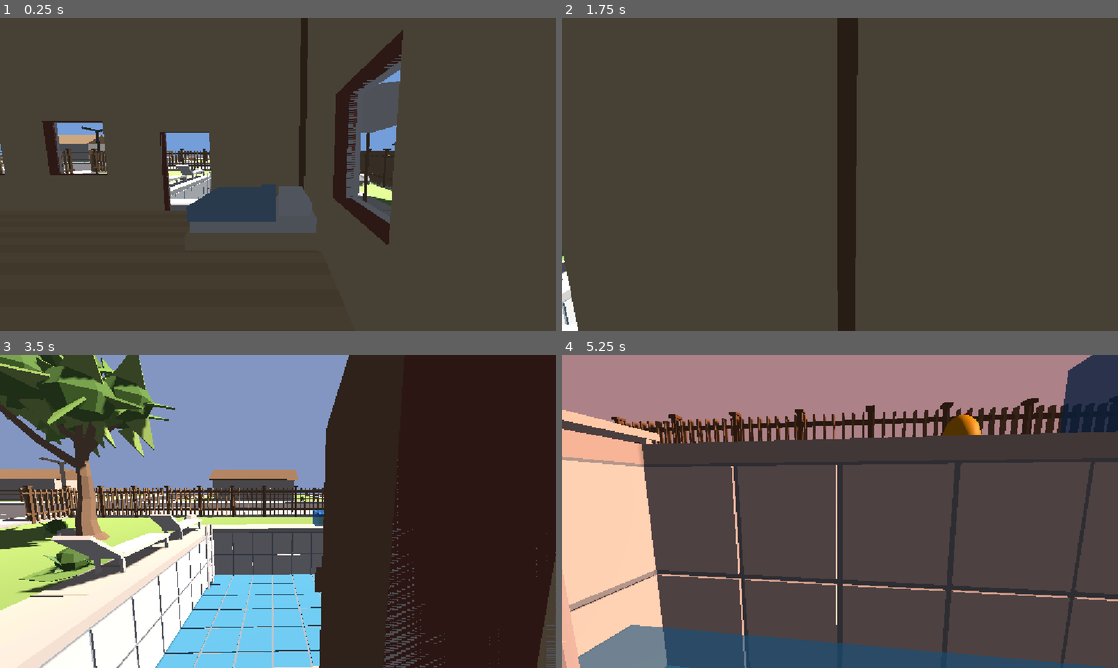
Above: before the commit, frames 1-4 (two rows, left to right).
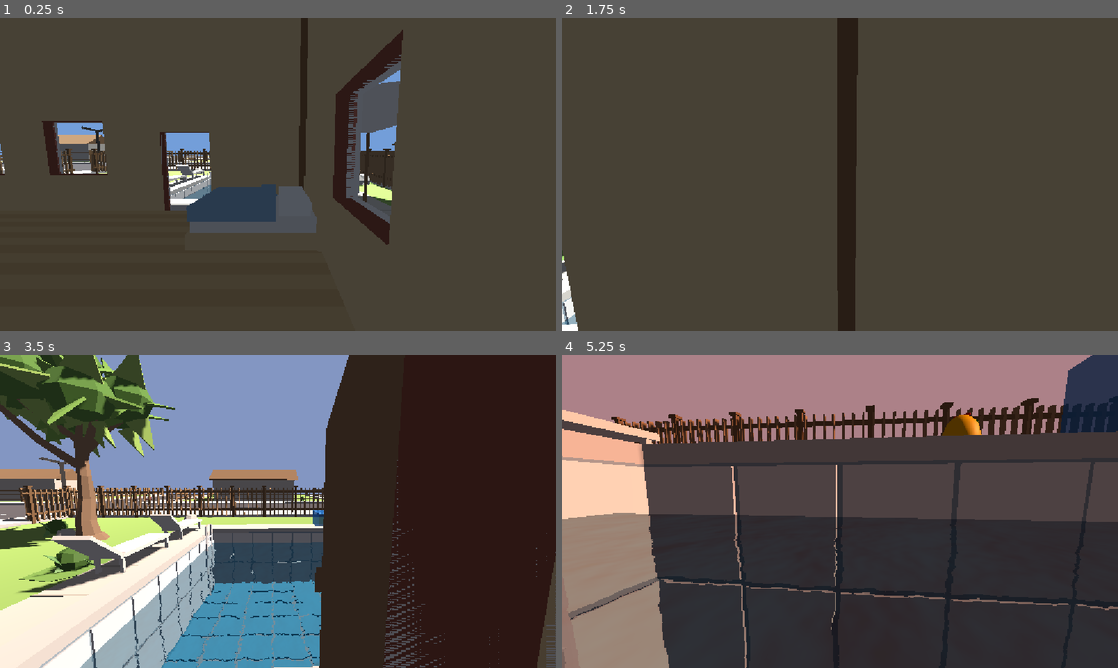
Above: after the commit, the same moments.

Repository: mife-user/drop
Game: Godot game, scene res://scenes/main.tscn
Two runs of this game, one before a commit and one after it. Both use one fixed random seed, a clock stepped at 60 frames per second and the inputs below.
Inputs (mouse positions are in pixels of both pictures, inside the frame that each line leads up to):
- Up to frame 1 (0.25 s): no input
- Up to frame 2 (1.75 s): tap Enter at 0.5 s; move the mouse to (834, 180) at 0.52 s; hold W (move_forward) from 0.53 s (still down); click (834, 180) at 0.6 s; tap Space (jump) at 0.77, 1.52 s; move the mouse to (878, 177) at 1.27 s; tap M at 1.35 s
- Up to frame 3 (3.5 s): move the mouse to (233, 508) at 2.02 s; click (233, 508) at 2.1 s; tap Space (jump) at 2.75, 3.02 s; move the mouse to (283, 511) at 2.77 s; release W (move_forward) at 2.78 s; hold A (move_left) from 2.78 s (still down); tap M at 2.85 s; click (283, 511) at 2.92 s
- Up to frame 4 (5.25 s): move the mouse to (817, 505) at 3.52 s; release A (move_left) at 3.53 s; hold W (move_forward) from 3.53 s (still down); click (817, 505) at 3.6 s; tap Space (jump) at 3.77, 4.52 s; move the mouse to (867, 511) at 4.27 s; tap M at 4.35 s; move the mouse to (812, 511) at 5.02 s; click (812, 511) at 5.1 s

The runs differ from the first frame. In frame 1, 0.1% of the frame differs, in the area x 32-38%, y 53-58%; in frame 2, less than 0.1%; in frame 3, 12%; in frame 4, 46%, in the area x 0-100%, y 50-100%.
Error after the commit: Parse Error: "class_name" isn't allowed in built-in scripts. (res://scenes/main.tscn::GDScript_rw886:2)

Commit message:
feat:实现更真实的水面

Diff:
--- a/scenes/main.tscn
+++ b/scenes/main.tscn
@@ -23,6 +23,109 @@
 [sub_resource type="BoxShape3D" id="BoxShape3D_pool_exclusion"]
 size = Vector3(6.0259156, 2.4327393, 5.6104865)
 
+[sub_resource type="GDScript" id="GDScript_rw886"]
+script/source = "extends Area3D
+class_name WaterSink
+
+## 吸水区：任何「水」碰撞层的东西飘进来就被吸收掉，水量按水团的**体积（立方米）**累加。
+##
+## 这是通用件 —— 判定靠碰撞层，不靠「这是不是水池」。水池、消防栓、水带、花盆旁边
+## 都摆一个就能用，水团本身完全不知道它存在，所以以后在哪儿加、加几个都不用改水团的代码。
+##
+## 吸收之后要发生什么，默认是这里的水面往上涨；以后要接别的反应（音效、计数、开水闸……），
+## 连下面的 water_received / filled 信号即可，不用改这个脚本。
+##
+## 水面高度按「本节点的局部坐标」算，所以整块吸水区（连同碰撞盒）拖到哪儿，水位都跟着走。
+
+## 每吸收一团水发出一次；参数是这团水的体积（立方米）。
+signal water_received(amount: float)
+## 水量第一次到顶时发出一次；之后继续吸水不会再发。
+signal filled()
+
+## 装水量上限（立方米）。水团的水量按边长³ 算：一团边长 0.05 米的水是 0.000125 m³，
+## 想「射 200 发刚好填满」就填 0.025。
+## 这是**绝对容积**，不跟着水枪走 —— 水枪升级（射出的水更大）后，
+## 每发灌进来的水量真的变多，填满同样的容量需要的发数会自动变少。
+## 吸满之后继续吸水：水团照样消失，只是水面不再上涨。
+@export_range(0.0001, 100.0, 0.0001) var capacity: float = 0.025
+## 表现水面的网格；水量为 0 时自动隐藏，第一次接到水才出现。
+@export var surface: MeshInstance3D
+## 决定水面大小和升降范围的碰撞盒；留空时自动取本节点下第一个 CollisionShape3D。
+@export var shape_node: CollisionShape3D
+## 勾选后水面自动贴合碰撞盒的顶面和底面，改碰撞盒尺寸就行，不用手填高度。
+@export var auto_fit_shape: bool = true
+## 水面起始高度（本节点局部 Y）；取消上面勾选后才生效。
+@export var bottom_y: float = 0.0
+## 水面加满时的高度（本节点局部 Y）；取消上面勾选后才生效。
+@export var top_y: float = 1.0
+
+## 当前水量（立方米），和 capacity 同单位。
+var amount: float = 0.0
+
+var _box: BoxShape3D
+
+
+func _ready() -> void:
+	area_entered.connect(_on_area_entered)
+	if not is_instance_valid(shape_node):
+		shape_node = _find_shape()
+	if is_instance_valid(shape_node):
+		_box = shape_node.shape as BoxShape3D
+		if _box == null:
+			push_warning(\"吸水区：碰撞盒不是 BoxShape3D，水面大小和高度范围只能自己调\")
+	_resize_surface()
+	_update_surface()
+
+
+## 有一团水进来了：收下它的体积。已经被别的吸水区收走的水团会返回 0，不会重复计。
+func _on_area_entered(area: Area3D) -> void:
+	var blob: WaterBlob = area as WaterBlob
+	if blob == null:
+		return
+	var cubic: float = blob.absorb()
+	if cubic <= 0.0:
+		return
+	var full_before: bool = amount >= capacity
+	amount = minf(amount + cubic, capacity)
+	water_received.emit(cubic)
+	if not full_before and amount >= capacity:
+		filled.emit()
+	_update_surface()
+
+
+## 没手动指定碰撞盒时，取本节点下第一个 CollisionShape3D。
+func _find_shape() -> CollisionShape3D:
+	for child in get_children():
+		if child is CollisionShape3D:
+			return child
+	return null
+
+
+## 水面网格的大小和水平位置跟随碰撞盒；改碰撞盒尺寸，水面自动跟着变。
+func _resize_surface() -> void:
+	if not is_instance_valid(surface) or not is_instance_valid(shape_node) or _box == null:
+		return
+	surface.position = Vector3(shape_node.position.x, surface.position.y, shape_node.position.z)
+	# 水面网格是 1×1 的 PlaneMesh，按碰撞盒的 X/Z 缩放即可铺满整个池口
+	surface.scale = Vector3(_box.size.x, 1.0, _box.size.z)
+
+
+## 按水量比例把水面从池底推到池口；一滴水都没有时整个隐藏。
+func _update_surface() -> void:
+	if not is_instance_valid(surface):
+		return
+	var ratio: float = clampf(amount / maxf(capacity, 0.0001), 0.0, 1.0)
+	surface.visible = ratio > 0.0
+	if not surface.visible:
+		return
+	var bottom: float = bottom_y
+	var top: float = top_y
+	if auto_fit_shape and is_instance_valid(shape_node) and _box != null:
+		bottom = shape_node.position.y - _box.size.y * 0.5
+		top = shape_node.position.y + _box.size.y * 0.5
+	surface.position.y = lerpf(bottom, top, ratio)
+"
+
 [sub_resource type="BoxShape3D" id="BoxShape3D_hydrant"]
 size = Vector3(0.562, 0.78, 0.413)
 
@@ -82,6 +185,7 @@
 
 [node name="吸水区" parent="场景" unique_id=880080188 instance=ExtResource("17_sink")]
 transform = Transform3D(1, 0, 0, 0, 1, 0, 0, 0, 1, -2.8686645, -0.32407093, 2.488775)
+script = SubResource("GDScript_rw886")
 capacity = 9.7811
 
 [node name="草堆" type="Node3D" parent="场景" unique_id=1872029055]
--- a/scenes/吸水区.tscn
+++ b/scenes/吸水区.tscn
@@ -1,22 +1,35 @@
 [gd_scene format=3 uid="uid://dgnn5wh35jn7q"]
 
 [ext_resource type="Script" uid="uid://bfv5q1mmadjhq" path="res://scripts/吸水区.gd" id="1_sink"]
+[ext_resource type="Script" uid="uid://ckcs27n5fcp7u" path="res://scripts/水面.gd" id="2_flow"]
 
 [sub_resource type="BoxShape3D" id="BoxShape3D_sink"]
 size = Vector3(6.2552004, 1.3226776, 5.5512953)
 
-[sub_resource type="StandardMaterial3D" id="StandardMaterial3D_surface"]
+[sub_resource type="FastNoiseLite" id="FastNoiseLite_3o8g1"]
+
+[sub_resource type="NoiseTexture2D" id="NoiseTexture2D_wx2l2"]
+noise = SubResource("FastNoiseLite_3o8g1")
+seamless = true
+as_normal_map = true
+
+[sub_resource type="StandardMaterial3D" id="StandardMaterial3D_s55e4"]
 transparency = 1
-cull_mode = 2
-albedo_color = Color(0.15686275, 0.54901963, 0.9019608, 0.60784316)
-metallic = 0.2
-roughness = 0.04
-rim_enabled = true
-rim = 0.5
+depth_draw_mode = 1
+albedo_color = Color(0.05882353, 0.3137255, 0.49019608, 0.39215687)
+roughness = 0.0
+normal_enabled = true
+normal_texture = SubResource("NoiseTexture2D_wx2l2")
+refraction_enabled = true
+refraction_texture = SubResource("NoiseTexture2D_wx2l2")
+uv1_scale = Vector3(0.25, 0.25, 0.25)
+uv1_triplanar = true
+uv1_triplanar_sharpness = 0.4756823
+uv1_world_triplanar = true
 
-[sub_resource type="PlaneMesh" id="PlaneMesh_surface"]
-material = SubResource("StandardMaterial3D_surface")
-size = Vector2(1, 1)
+[sub_resource type="BoxMesh" id="BoxMesh_s55e4"]
+material = SubResource("StandardMaterial3D_s55e4")
+size = Vector3(6.311968, 1, 5.5394897)
 
 [node name="吸水区" type="Area3D" unique_id=1097634554 node_paths=PackedStringArray("surface", "shape_node")]
 collision_layer = 8
@@ -25,10 +38,14 @@
 script = ExtResource("1_sink")
 surface = NodePath("水面")
 shape_node = NodePath("CollisionShape3D")
+surface_kind = 1
 
 [node name="CollisionShape3D" type="CollisionShape3D" parent="." unique_id=214760503]
 transform = Transform3D(1, 0, 0, 0, 1, 0, 0, 0, 1, 0, -0.67972565, 0)
 shape = SubResource("BoxShape3D_sink")
 
-[node name="水面" type="MeshInstance3D" parent="." unique_id=1984611305]
-mesh = SubResource("PlaneMesh_surface")
+[node name="水面" type="MeshInstance3D" parent="." unique_id=75791470]
+transform = Transform3D(0.991006, 0, 0, 0, 1.3226776, 0, 0, 0, 1.0021315, 0, -0.67972565, 0)
+mesh = SubResource("BoxMesh_s55e4")
+script = ExtResource("2_flow")
+flow_speed = Vector2(0.05, 0.02)
--- a/scripts/吸水区.gd
+++ b/scripts/吸水区.gd
@@ -10,6 +10,11 @@
 ## 连下面的 water_received / filled 信号即可，不用改这个脚本。
 ##
 ## 水面高度按「本节点的局部坐标」算，所以整块吸水区（连同碰撞盒）拖到哪儿，水位都跟着走。
+##
+## **水面的位置和大小全部由碰撞盒和水量算出来**（见 _resize_surface / _update_surface）：
+## 水平方向 = 碰撞盒的 X/Z，水体盒的高度 = 水位。网格自身多大都无所谓，会被缩放到正好贴合。
+## 所以「水面」节点在编辑器里的 transform 只是「满水长什么样」的预览，运行时会被覆盖 ——
+## 要让水铺得更开或收窄，去改 CollisionShape3D，改水面节点本身没用。
 
 ## 每吸收一团水发出一次；参数是这团水的体积（立方米）。
 signal water_received(amount: float)
@@ -28,15 +33,23 @@
 @export var shape_node: CollisionShape3D
 ## 勾选后水面自动贴合碰撞盒的顶面和底面，改碰撞盒尺寸就行，不用手填高度。
 @export var auto_fit_shape: bool = true
-## 水面起始高度（本节点局部 Y）；取消上面勾选后才生效。
+## 池底高度（本节点局部 Y）——水体盒模式下就是盒子底面的位置；取消上面勾选后才生效。
 @export var bottom_y: float = 0.0
 ## 水面加满时的高度（本节点局部 Y）；取消上面勾选后才生效。
 @export var top_y: float = 1.0
+## 水面网格的形态。换水面样式时记得跟着改。
+enum SurfaceKind {
+	PLANE,   ## 一张平面：网格铺在碰撞盒的池口上，position.y 就是水位本身
+	VOLUME,  ## 一个水体盒：底面钉在池底、顶面跟着水位长，水少时是薄薄一层、水多才涨高
+}
+@export var surface_kind: SurfaceKind = SurfaceKind.PLANE
 
 ## 当前水量（立方米），和 capacity 同单位。
 var amount: float = 0.0
 
 var _box: BoxShape3D
+var _mesh_size: Vector3 = Vector3.ONE     # 水面网格自身的尺寸（米），用来把「想要的米数」换算成 scale
+var _mesh_center: Vector3 = Vector3.ZERO  # 网格原点相对自身包围盒中心的偏移（米），贴池底时要减掉
 
 
 func _ready() -> void:
@@ -47,6 +60,12 @@
 		_box = shape_node.shape as BoxShape3D
 		if _box == null:
 			push_warning("吸水区：碰撞盒不是 BoxShape3D，水面大小和高度范围只能自己调")
+	# 量一次水面网格自身的包围盒：脚本是按「米」摆水面的，换算成 scale 得先知道网格本来多大。
+	# 1×1 的平面和 6×5.5 的盒子都能量，以后换成别的模型也不用改代码。
+	if is_instance_valid(surface) and surface.mesh != null:
+		var bounds: AABB = surface.mesh.get_aabb()
+		_mesh_size = Vector3(maxf(bounds.size.x, 0.0001), maxf(bounds.size.y, 0.0001), maxf(bounds.size.z, 0.0001))
+		_mesh_center = bounds.get_center()
 	_resize_surface()
 	_update_surface()
 
@@ -75,16 +94,22 @@
 	return null
 
 
-## 水面网格的大小和水平位置跟随碰撞盒；改碰撞盒尺寸，水面自动跟着变。
+## 水面网格的水平位置和大小跟随碰撞盒；改碰撞盒尺寸，水面自动跟着变。
+## 网格自身多大都行：这里按「想要的米数 ÷ 网格原始尺寸」算出 scale。
 func _resize_surface() -> void:
 	if not is_instance_valid(surface) or not is_instance_valid(shape_node) or _box == null:
 		return
-	surface.position = Vector3(shape_node.position.x, surface.position.y, shape_node.position.z)
-	# 水面网格是 1×1 的 PlaneMesh，按碰撞盒的 X/Z 缩放即可铺满整个池口
-	surface.scale = Vector3(_box.size.x, 1.0, _box.size.z)
+	surface.position.x = shape_node.position.x
+	surface.position.z = shape_node.position.z
+	# 水平方向直接照搬碰撞盒的尺寸：碰撞盒多大，水面就多大。
+	# 除以网格自身的尺寸，是为了「网格本来多大都行」—— 1×1 的平面、6 米的盒子、
+	# 以后换成水的 glb，都会被缩放到正好铺满碰撞盒的 X/Z。
+	# scale.y 归 _update_surface 管（水体盒的高度），这里别动。
+	surface.scale = Vector3(_box.size.x / _mesh_size.x, surface.scale.y, _box.size.z / _mesh_size.z)
 
 
 ## 按水量比例把水面从池底推到池口；一滴水都没有时整个隐藏。
+## 平面模式：水位就是平面本身的位置；水体盒模式：底面钉在池底、顶面长到水位。
 func _update_surface() -> void:
 	if not is_instance_valid(surface):
 		return
@@ -97,4 +122,12 @@
 	if auto_fit_shape and is_instance_valid(shape_node) and _box != null:
 		bottom = shape_node.position.y - _box.size.y * 0.5
 		top = shape_node.position.y + _box.size.y * 0.5
-	surface.position.y = lerpf(bottom, top, ratio)
+	var level: float = lerpf(bottom, top, ratio)
+	# 网格原点不一定落在包围盒中心（BoxMesh / PlaneMesh 默认在，换成 glb 就可能不在），贴池底时要减掉
+	var center_y: float = _mesh_center.y * surface.scale.y
+	if surface_kind == SurfaceKind.VOLUME:
+		var height: float = maxf(level - bottom, 0.001)
+		surface.scale.y = height / _mesh_size.y
+		surface.position.y = bottom + height * 0.5 - center_y
+	else:
+		surface.position.y = level - center_y
--- /dev/null
+++ b/scripts/水面.gd
@@ -0,0 +1,47 @@
+extends MeshInstance3D
+class_name WaterSurface
+
+## 水面流动：按「每秒推进多少个贴图 tile」推动材质的 uv1_offset，让噪声在世界空间里平移。
+##
+## 水面材质开了 Triplanar，UV 是由世界坐标算出来的：
+##     uv1_triplanar_pos = 世界坐标 × uv1_scale + uv1_offset
+## 所以改 uv1_offset 就等价于让噪声整体在世界空间里滑动 —— 正是想要的「水在流」，
+## 不必为了流动去关掉 triplanar。折射贴图用的是同一套坐标，法线扰动和折射扭曲会一起动。
+##
+## 单位换算：uv1_scale 是「每米重复几个 tile」，于是
+##     实际流速（米/秒）= flow_speed ÷ 材质的 uv1_scale
+## 例：uv1_scale = 0.25、flow_speed = 0.06 时，噪声每秒走 0.24 米。
+##
+## 方向：triplanar 下顶面按世界 (X,Z) 投影、南北两面按 (X,Y)、东西两面按 (Z,−Y)，
+## 所以 X 分量能让所有面都动起来，Z 分量只影响顶面和东西两面 —— 想「整池水一起流」就以 X 为主。
+##
+## 注意：uv1_offset 是材质上的属性，在编辑器里手调的值会从这里重新算起，不会累积。
+
+## 流动方向与速度，单位是「tile/秒」；X 对应世界 X 方向，Y 对应世界 Z 方向。填 0 就是不流。
+@export var flow_speed: Vector2 = Vector2(0.06, 0.02)
+## 要推动的材质；留空时自动取本网格第一个表面用到的材质。
+@export var material: StandardMaterial3D
+## 关掉后水面静止（做结冰、暂停之类的效果时用）。
+@export var flow_enabled: bool = true
+
+var _offset: Vector2 = Vector2.ZERO   # 累计推进量（tile）；不直接读材质，免得编辑器里手调的值被当成累计值
+
+
+func _ready() -> void:
+	if not is_instance_valid(material):
+		material = get_active_material(0) as StandardMaterial3D
+	if not is_instance_valid(material):
+		push_warning("水面：找不到 StandardMaterial3D，UV 流动关掉了")
+		return
+	# 材质是 .tscn 里的子资源，同一个场景里摆第二个吸水区时会跟这里共用同一个材质，
+	# 两边就会互相盖 offset。复制一份挂到自己身上，各流各的
+	#（贴图等子资源仍然共用，不会多占显存）。
+	material = material.duplicate() as StandardMaterial3D
+	set_surface_override_material(0, material)
+
+
+func _process(delta: float) -> void:
+	if not flow_enabled or not is_instance_valid(material):
+		return
+	_offset += flow_speed * delta
+	material.uv1_offset = Vector3(_offset.x, 0.0, _offset.y)
Not shown, added: scripts/水面.gd.uid
